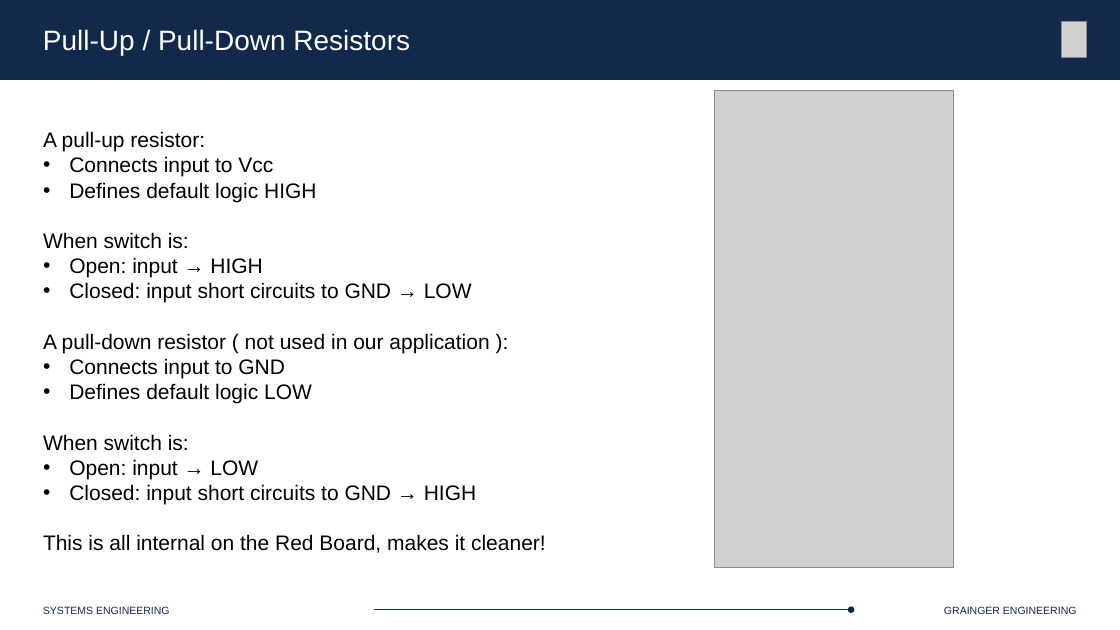
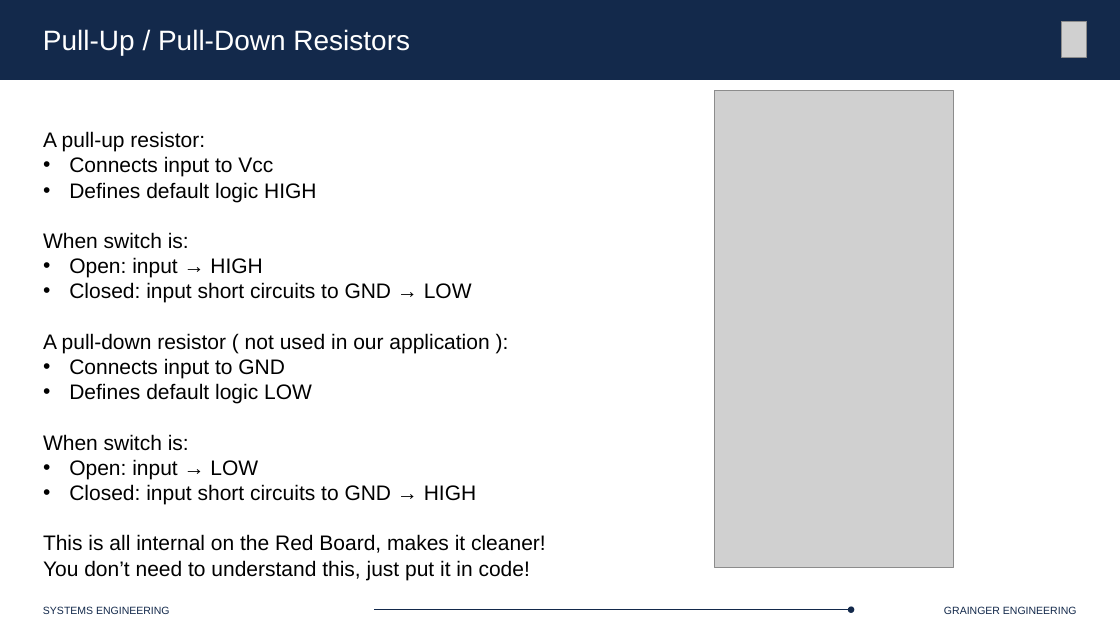
Before and after one commit to Marius-Juston/SE-423---Class-Material, a slide deck: slide 11 of Lectures/Slides/L3.pptx. Drawn at 1120x630 pixels with LibreOffice and Linux fonts; fonts in the diff are those of the drawing; grey boxes stand for pictures. Boxes give left, top, right and bottom in pixels: in the first picture for what was removed or moved away, otherwise in the second. Text is boxed around its words. In the diff, an @@ line names an element or a change of style, - is before the commit and + after.

```diff
--- a/Lectures/Slides/L3.pptx
+++ b/Lectures/Slides/L3.pptx
@@ text at (43, 560, 530, 580): paragraph added @@
+You don’t need to understand this, just put it in code!
```
Also in this commit, not shown: 1 other slide changed.
